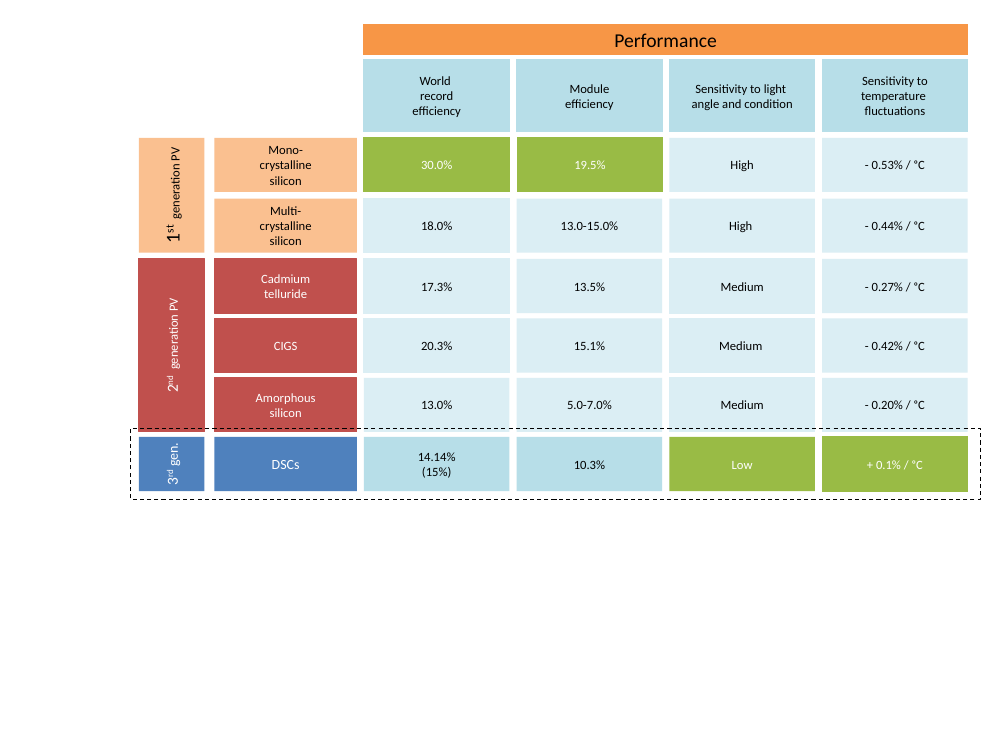
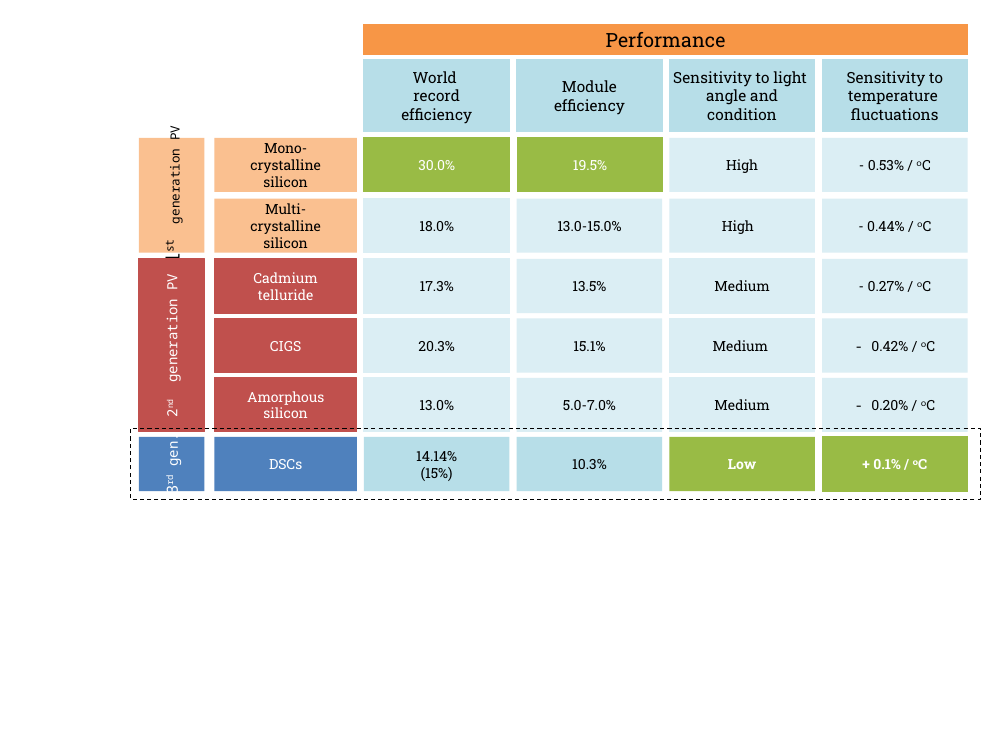
Before and after one commit to cyrexxx/Thesis, a slide deck: slide 4 of pictures_EXjob.pptx (slide 3 before the commit). Drawn at 1008x756 pixels with LibreOffice and Linux fonts; fonts in the diff are those of the drawing. Boxes give left, top, right and bottom in pixels: in the first picture for what was removed or moved away, otherwise in the second. Text is boxed around its words. In the diff, an @@ line names an element or a change of style, - is before the commit and + after.

```diff
--- a/pictures_EXjob.pptx
+++ b/pictures_EXjob.pptx
@@ rectangle "Performance" at (364, 24, 968, 54): font Calibri to Roboto Slab @@
@@ size 9 to 11 pt, font Calibri to Roboto Slab in 4 elements at (669, 59, 814, 132), (364, 59, 509, 132), (517, 59, 662, 132), (823, 59, 968, 132) @@
@@ rectangle "1st generation PV" at (139, 138, 205, 253): font Calibri to Noto Sans Mono @@
@@ size 9 to 10 pt, font Calibri to Roboto Slab in 24 elements at (215, 138, 357, 193), (215, 199, 357, 253), (215, 259, 357, 313), (215, 319, 357, 373), (215, 378, 357, 432), (669, 138, 814, 193), (669, 259, 814, 313), (669, 319, 814, 373), (669, 378, 814, 432), (364, 436, 509, 491), (364, 138, 509, 193), (364, 199, 509, 253), (364, 259, 509, 313), (364, 319, 509, 373), (517, 436, 662, 491), (517, 259, 662, 313), (517, 319, 662, 373), (517, 378, 662, 432), (823, 138, 968, 193), (669, 199, 814, 253), (517, 199, 662, 253), (823, 199, 968, 253), (823, 259, 968, 313), (517, 138, 662, 193) @@
@@ rectangle "2nd generation PV" at (139, 259, 205, 432): size 11 to 10 pt in "2nd"; size 9 to 10 pt in "generation PV"; font Calibri to Noto Sans Mono @@
@@ rectangle "- 0.42% / ᵒC" at (823, 319, 968, 373): size 9 to 10 pt; font Calibri to Noto Sans Mono in "-"; font Calibri to Roboto Slab in "0.42% / ᵒC" @@
@@ rectangle "13.0%" at (364, 378, 509, 432): size 9 to 10 pt, font Calibri to Roboto Slab; outline none to #DBEEF4 0.75 pt @@
@@ rectangle "- 0.20% / ᵒC" at (823, 378, 968, 432): size 9 to 10 pt; font Calibri to Noto Sans Mono in "-"; font Calibri to Roboto Slab in "0.20% / ᵒC" @@
@@ rectangle "3rd gen." at (139, 436, 205, 491): font Calibri to Noto Sans Mono @@
@@ rectangle "DSCs" at (215, 436, 357, 491): font Calibri to Roboto Slab @@
@@ rectangle "Low" at (669, 436, 814, 491): size 9 to 10 pt, font Calibri to Roboto Slab, bold on @@
@@ rectangle "+ 0.1% / ᵒC" at (823, 436, 968, 491): size 9 to 10 pt, font Calibri to Roboto Slab, bold on @@
```
Also in this commit, not shown: 2 slides added, 44 other files.
